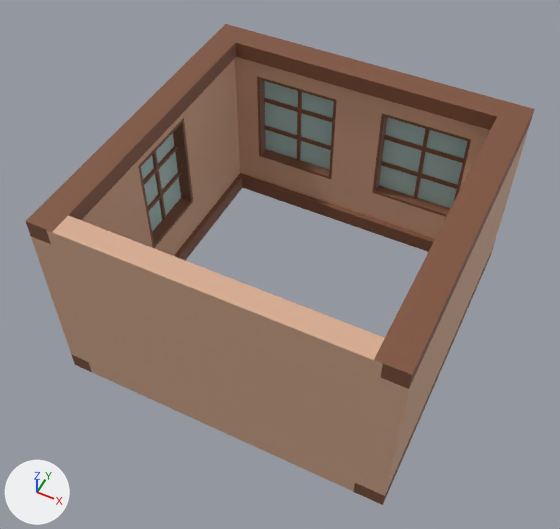
The Blender file Build-a-Body/Assets/Project/Art/BlendFiles/Walls.blend: old version first, new version second.
Before and after are seen from a camera (50 mm lens) standing at (10.6, -23.1, 30.7) and looking at (-0.4, -1.2, 3.3). Lighting does not change. The marker at lower left points along +X, +Y and +Z.

Names of what the first picture shows: 'HideableWall', 'MainWall'.
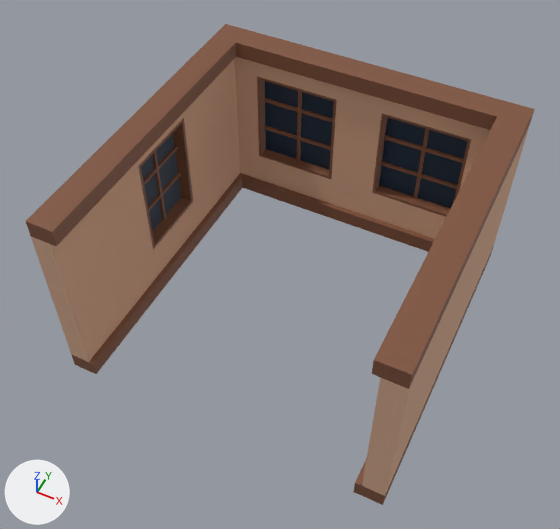
The edits, one by one:
Material 'WindowGlass' (mat_windowglass) changes colour from cyan #b2d5d6 to dark blue #0c2942; in linear values from (0.444, 0.663, 0.669) to (0.00381, 0.0224, 0.0541).
Object 'HideableWall' (ob_hideablewall) is now hidden.

What differs and where, as boxes [x1, y1, x2, y2] in the pictures (560 x 529 px):
'MainWall', recoloured
    both: [44, 78, 470, 493]
'HideableWall', hidden
    before: [46, 215, 385, 491]
